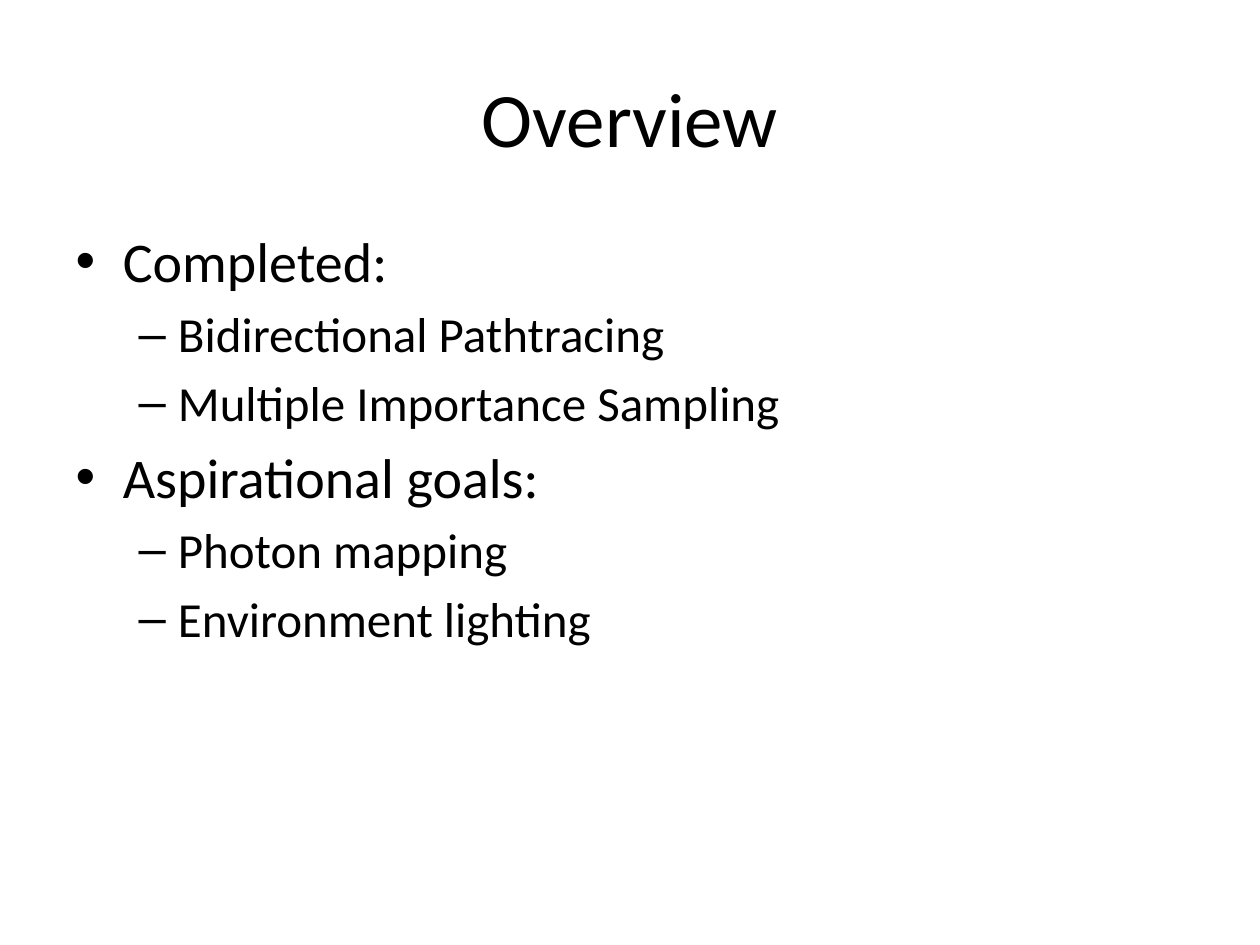
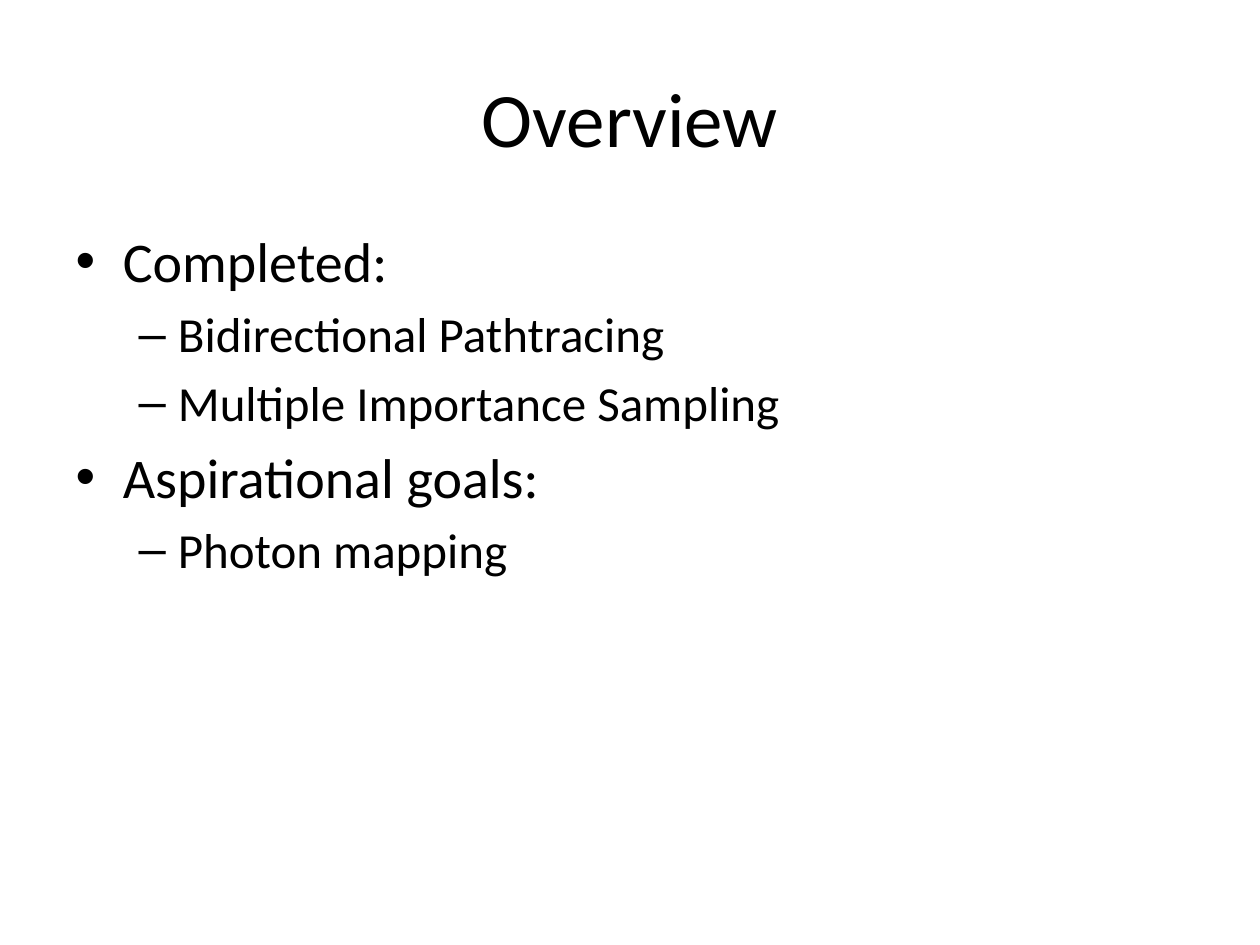
Before and after one commit to ianmars/ianmars.github.io, a slide deck: slide 2 of bdpt_and_mis_with_ppm.pptx. Drawn at 1260x945 pixels with LibreOffice and Linux fonts; fonts in the diff are those of the drawing. Boxes give left, top, right and bottom in pixels: in the first picture for what was removed or moved away, otherwise in the second. Text is boxed around its words. In the diff, an @@ line names an element or a change of style, - is before the commit and + after.

```diff
--- a/bdpt_and_mis_with_ppm.pptx
+++ b/bdpt_and_mis_with_ppm.pptx
@@ text at (178,603,591,646): paragraph removed @@
-  – Environment lighting
```
Also in this commit, not shown: 1 other slide changed, 2 other files.
